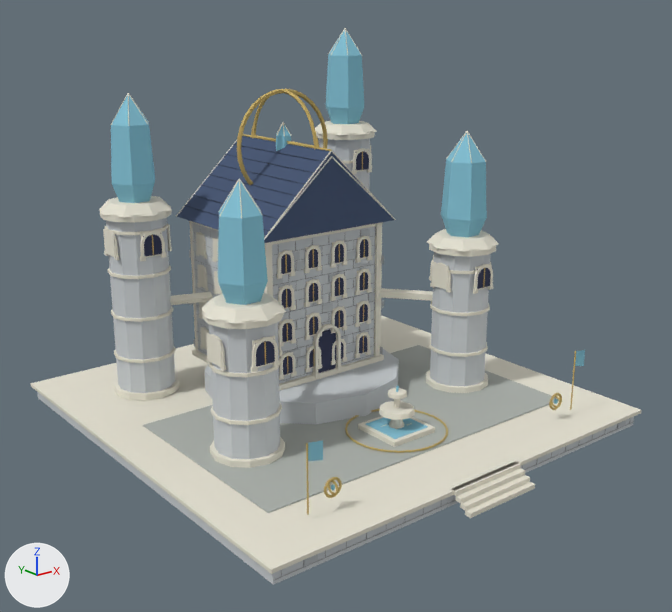
An edit to the glTF model assets/artisan/arcane.glb, drawn before and after from the same camera.
Before and after are seen from a 50 mm lens placed at (-28.7, -36.8, 20.6), pointed at (-0.5, -1.5, 6.5). Arrows for +X, +Y and +Z are at lower left; the lights stay in place. The picture after the commit comes second. Vertices at exactly the same position are counted once.

In view in the first picture: 'inhabited-detail', 'precinct-base', 'star-citadel', 'star-citadel-roof'.
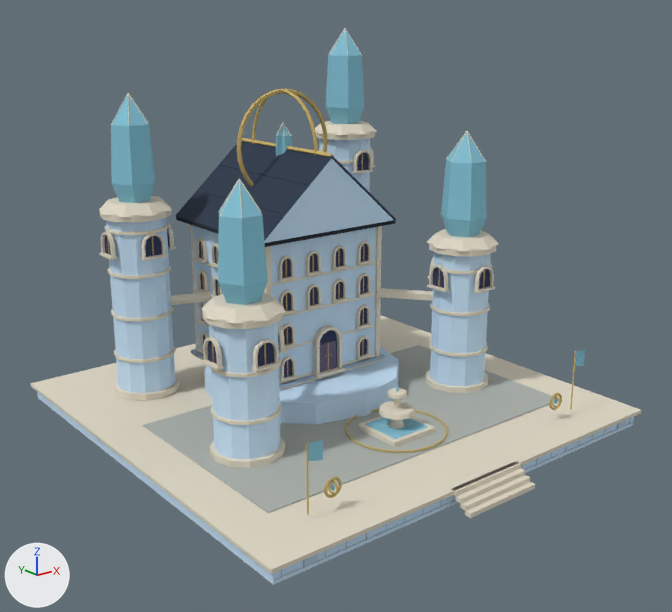
The change, as JSON lines over the scene's bpy script:
```json
{"block": "me_star_citadel", "where": "# used by ob_star_citadel; location = (0.0, 0.0, 0.0)"}
{"op": "remove", "block": "me_star_citadel", "code": "me_star_citadel.from_pydata(...)  # 13411 vertices, 22076 faces; spans x -8.8..8.8, y -8.2..8.8, z 0.9..16.9"}
{"op": "add", "block": "me_star_citadel", "code": "me_star_citadel.from_pydata(...)  # 7389 vertices, 12746 faces; spans x -8.9..8.9, y -8.2..8.9, z 0.9..16.9"}
{"block": "me_star_citadel", "change": "me_star_citadel part 1: a new loose piece, a box spanning x -3.81..3.81, y -0.06..7.06, z 2.38..2.49, in mat_matte_vertex_colors"}
{"block": "me_star_citadel", "change": "me_star_citadel part 2: the loose piece of 52 vertices spanning x 2.1..3.0, y -0.1..0.0, z 2.8..4.0 is rebuilt with 36 vertices and now spans x 2.1..3.0, y -0.2..0.0, z 2.6..3.7"}
{"block": "me_star_citadel", "change": "me_star_citadel part 3: the loose piece of 52 vertices spanning x 2.1..3.0, y -0.1..0.0, z 6.3..7.6 is rebuilt with 36 vertices and now spans x 2.1..3.0, y -0.2..0.0, z 6.2..7.3"}
{"block": "me_star_citadel", "change": "me_star_citadel part 4: 707 loose pieces with 5656 vertices, spanning x -8.6..8.6, y -4.7..8.7, z 2.4..12.9, are deleted"}
{"block": "me_star_citadel", "change": "me_star_citadel part 5: 164 vertices moved within x -8.6..8.6, y -4.6..8.6, z 2.6..12.9; 4930 vertices removed from x -8.6..8.6, y -4.7..8.7, z 2.3..13.1; 4568 vertices added at x -8.9..8.9, y -4.9..8.9, z 2.2..12.9"}
{"block": "me_star_citadel", "change": "me_star_citadel part 6: 2510 kept faces spanning x -8.8..8.8, y -8.2..8.8, z 0.9..16.9 get new vertex colours"}
{"block": "me_star_citadel", "change": "other edits to the shape of me_star_citadel do not show in these pictures"}
{"block": "me_star_citadel_roof", "where": "# used by ob_star_citadel_roof; location = (0.0, 0.0, 0.0)"}
{"op": "remove", "block": "me_star_citadel_roof", "code": "me_star_citadel_roof.from_pydata(...)  # 610 vertices, 742 faces; spans x -8.9..8.9, y -4.9..8.9, z 7.9..19.8"}
{"op": "add", "block": "me_star_citadel_roof", "code": "me_star_citadel_roof.from_pydata(...)  # 477 vertices, 674 faces; spans x -8.9..8.9, y -4.9..8.9, z 7.9..19.8"}
{"block": "me_star_citadel_roof", "change": "me_star_citadel_roof part 7: the loose piece of 6 vertices spanning x -1.6, y -0.6..7.6, z 12.6..12.7 is rebuilt with 10 vertices and now spans x -1.5..-1.4, y -0.6..7.6, z 12.6..12.7"}
{"block": "me_star_citadel_roof", "change": "me_star_citadel_roof part 8: 12 loose pieces with 84 vertices, spanning x -3.8..3.8, y -0.6..7.6, z 10.6..14.8, are deleted"}
{"block": "me_star_citadel_roof", "change": "me_star_citadel_roof part 9: 3 vertices moved within x 0.0..0.1, y -0.6..7.6, z 13.9; 84 vertices removed from x -4.4..4.4, y -0.6..7.6, z 10.1..14.2; 27 vertices added at x -4.3..4.3, y -0.6..7.6, z 9.9..14.0"}
{"block": "me_star_citadel_roof", "change": "me_star_citadel_roof part 10: 294 kept faces spanning x -8.9..8.9, y -4.9..8.9, z 7.9..19.8 get new vertex colours; the middle colour goes from white #e9e5d5 to pale yellow #e3dbc8"}
{"block": "me_star_citadel_roof", "change": "other edits to the shape of me_star_citadel_roof do not show in these pictures"}
```

Where the change shows, as pixel boxes [x1, y1, x2, y2] in the pictures (672 x 612 px; the box of a moved part takes in the faces that stretch with it):
```json
{"object": "star-citadel", "change": "reshaped", "before": [100, 89, 496, 468], "after": [99, 89, 496, 468]}
{"part": 1, "of": "me_star_citadel", "change": "added", "after": [196, 348, 375, 384]}
{"part": 2, "of": "me_star_citadel", "change": "rebuilt", "before": [356, 332, 370, 354], "after": [356, 336, 370, 358]}
{"part": 3, "of": "me_star_citadel", "change": "rebuilt", "before": [356, 269, 371, 291], "after": [357, 273, 371, 295], "on screen": "6% narrower"}
{"part": 4, "of": "me_star_citadel", "change": "deleted", "before": [140, 151, 493, 382]}
{"part": 5, "of": "me_star_citadel", "change": "moved or reshaped", "before": [103, 145, 493, 378], "after": [99, 147, 495, 389]}
{"part": 6, "of": "me_star_citadel", "change": "recoloured", "before": [100, 122, 492, 461], "after": [100, 122, 492, 461]}
{"part": 7, "of": "me_star_citadel_roof", "change": "rebuilt", "before": [217, 164, 304, 184], "after": [220, 164, 307, 185]}
{"part": 8, "of": "me_star_citadel_roof", "change": "deleted", "before": [184, 127, 332, 231]}
{"part": 9, "of": "me_star_citadel_roof", "change": "cut back", "before": [176, 136, 395, 240], "after": [176, 138, 395, 247]}
{"part": 10, "of": "me_star_citadel_roof", "change": "recoloured", "before": [100, 121, 490, 323], "after": [100, 121, 490, 323]}
```
